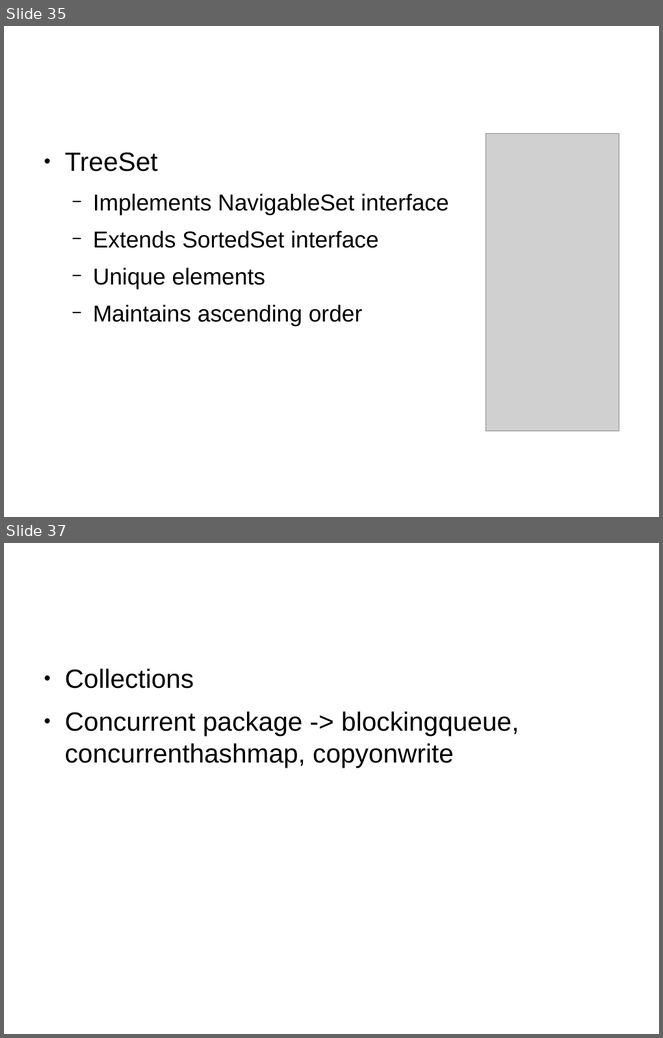
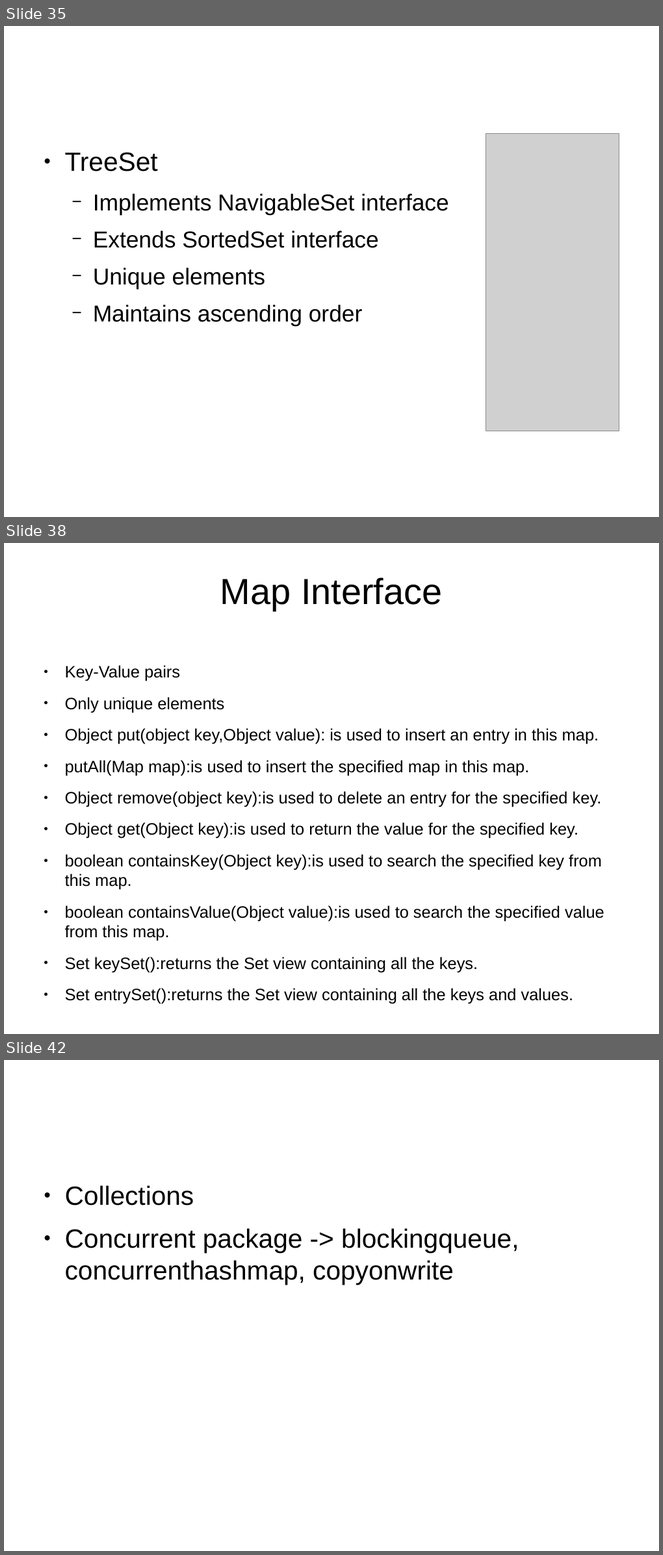
Before and after one commit to shikha-desai/Internship_PreWork, a slide deck: Java/Java_Notes.odp. Shown one above the other, each under a label of ours: slides 35 and 37 before the commit, slides 35, 38 and 42 after it; the slides between them are not shown. The pictures are 663x1038 and 663x1555 pixels, drawn with LibreOffice and Linux fonts; fonts in the diff are those of the drawing; grey boxes stand for pictures; background and template pictures are left out. Boxes give left, top, right and bottom in pixels: in the first picture for what was removed or moved away, otherwise in the second. Text is boxed around its words. In the diff, an @@ line names an element or a change of style, - is before the commit and + after.

```diff
--- a/Java/Java_Notes.odp
+++ b/Java/Java_Notes.odp
@@ slide 38 added at [4, 543, 659, 1034], background picture (left out) @@
@@ title added at [220, 577, 442, 611], 44 pt, text #000000 @@
+Map Interface
@@ text added at [65, 665, 605, 1005], 20 pt, text #000000 @@
+● Key-Value pairs
+● Only unique elements
+● Object put(object key,Object value): is used to insert an entry in this map.
+● putAll(Map map):is used to insert the specified map in this map.
+● Object remove(object key):is used to delete an entry for the specified key.
+● Object get(Object key):is used to return the value for the specified key.
+● boolean containsKey(Object key):is used to search the specified key from this map.
+● boolean containsValue(Object value):is used to search the specified value from this map.
+● Set keySet():returns the Set view containing all the keys.
+● Set entrySet():returns the Set view containing all the keys and values.
@@ what was slide 37 is now slide 42 @@
```
Also in this commit, not shown: 1 slide changed, 5 other slides added, 1 slide removed, 1 other file.
